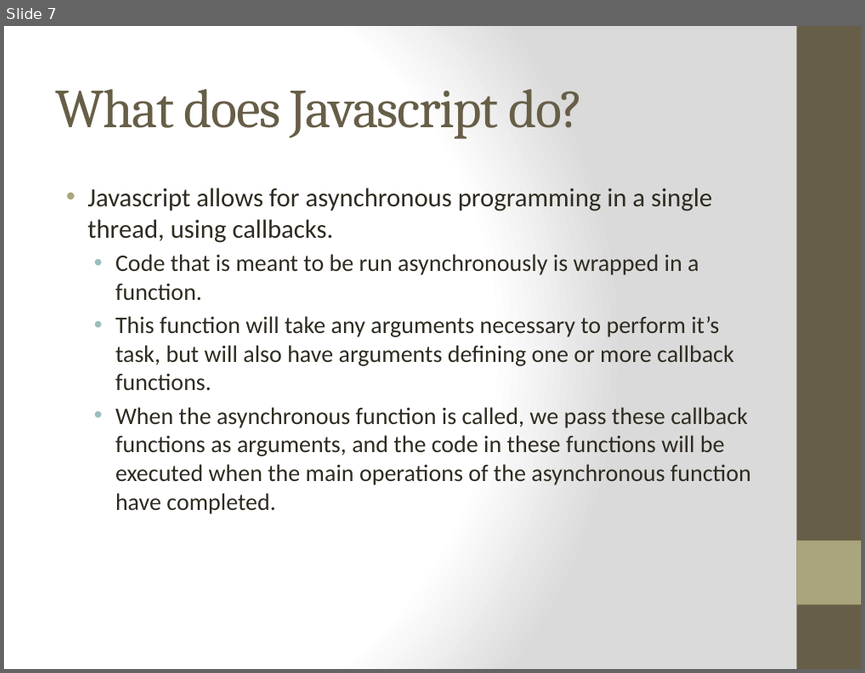
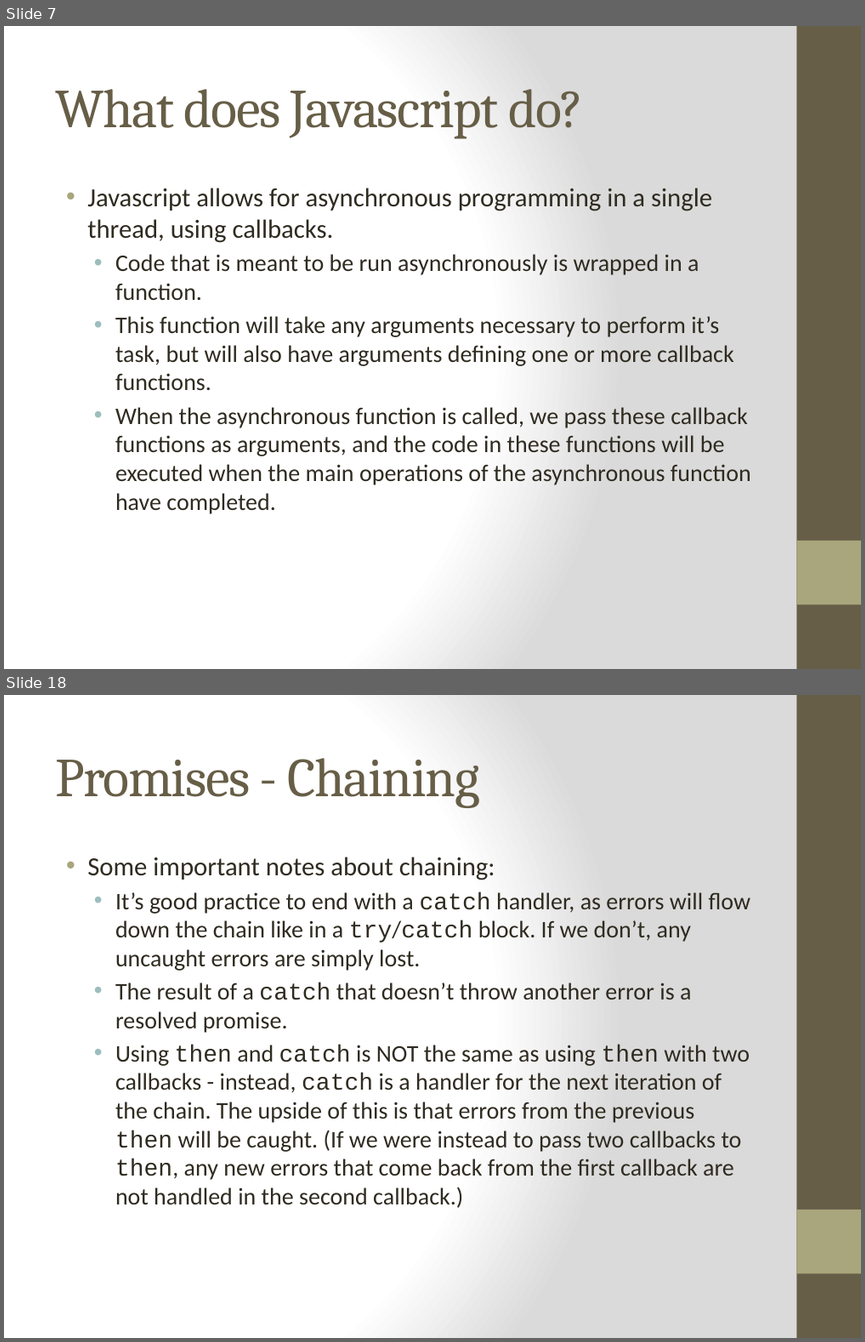
Before and after one commit to cheryly279/AsyncDiscussion, a slide deck: Async_Discussion_9_29_15.pptx. Shown one above the other, each under a label of ours: slide 7 before the commit, slides 7 and 18 after it; the slides between them are not shown. The pictures are 865x673 and 865x1342 pixels, drawn with LibreOffice and Linux fonts; fonts in the diff are those of the drawing. Boxes give left, top, right and bottom in pixels: in the first picture for what was removed or moved away, otherwise in the second. Text is boxed around its words. In the diff, an @@ line names an element or a change of style, - is before the commit and + after.

```diff
--- a/Async_Discussion_9_29_15.pptx
+++ b/Async_Discussion_9_29_15.pptx
@@ slide 18 added at (4, 695, 861, 1338), background gradient #FFFFFF to #DADADA; not listed: 2 template elements that a slide beside it also shows @@
@@ title added at (55, 758, 480, 808), 46 pt, text #675E47 @@
+Promises - Chaining
@@ text added at (87, 857, 751, 1208), 20 pt, text #2F2B20 @@
+• Some important notes about chaining:
+  • It’s good practice to end with a catch handler, as errors will flow down the chain like in a try/catch block. If we don’t, any uncaught errors are simply lost.
+  • The result of a catch that doesn’t throw another error is a resolved promise.
+  • Using then and catch is NOT the same as using then with two callbacks - instead, catch is a handler for the next iteration of the chain. The upside of this is that errors from the previous then will be caught. (If we were instead to pass two callbacks to then, any new errors that come back from the first callback are not handled in the second callback.)
```
Also in this commit, not shown: 2 slides changed, 16 other slides added, 1 other file.
